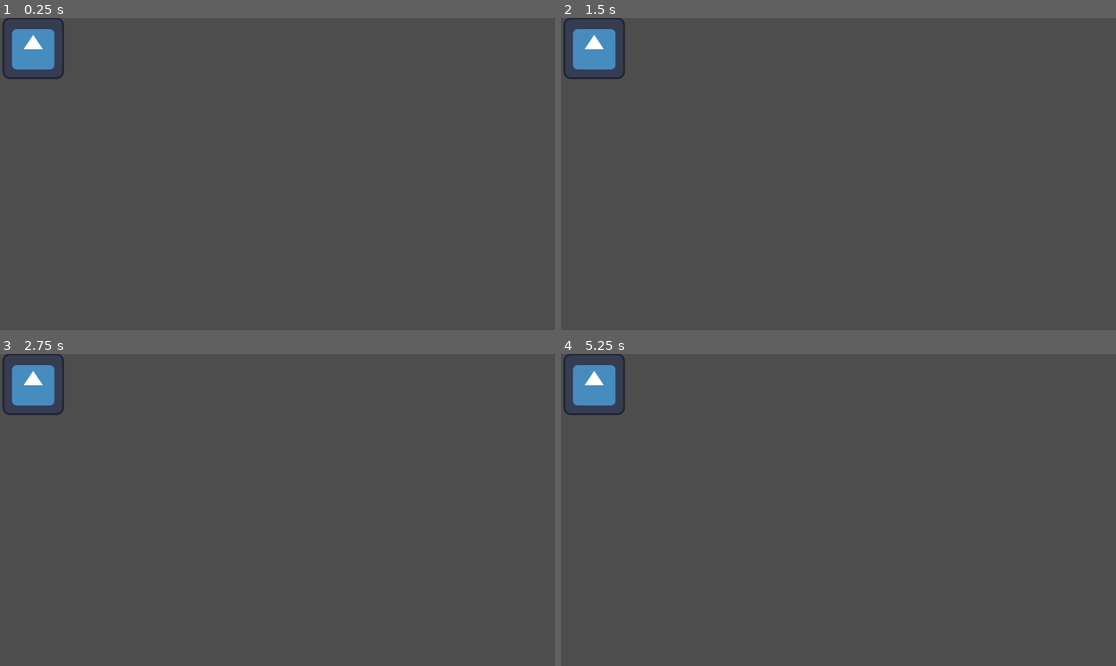
Above: before the commit, frames 1-4 (two rows, left to right).
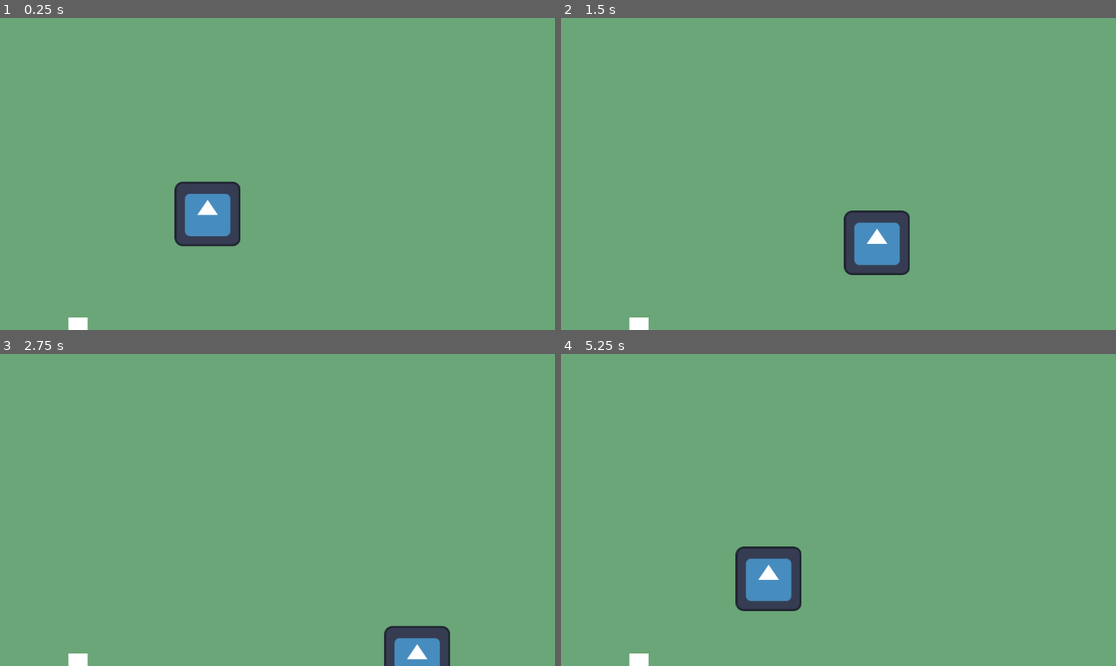
Above: after the commit, the same moments.

Repository: JuliaMoonCrystal/Santander-2024---Criando-Jogos-com-Godot
Game: Godot game, scene res://node_2d.tscn
The game is run twice, just before and just after one commit, with the same random seed, the same clock (stepped at 60 frames per second) and the same inputs. Before the commit the project starts from res://hello_word.tscn. The engine's default icon, where the game draws it, is replaced by a stand-in: a white triangle on a blue panel in a dark square.
Inputs:
- Up to frame 1 (0.25 s): no input
- Up to frame 2 (1.5 s): tap Enter at 0.5 s; hold Right (ui_right) 0.53-1.28 s; hold Down (ui_down) from 1.28 s (still down)
- Up to frame 3 (2.75 s): release Down (ui_down) at 2.03 s; hold Right (ui_right) from 2.03 s (still down)
- Up to frame 4 (5.25 s): release Right (ui_right) at 2.78 s; hold Up (ui_up) 2.78-3.53 s; hold Left (ui_left) 3.53-5.03 s; hold Down (ui_down) from 5.03 s (still down)

The runs differ from the first frame. In frame 1, 99% of the frame differs, in the area x 0-100%, y 0-100%; in frame 2, 99%; in frame 3, 99%; in frame 4, 99%.

Commit message:
testing the godot tool

Diff:
--- a/Godot/Godot_Projects/hello_word.tscn
+++ /dev/null
@@ -1,11 +0,0 @@
-[gd_scene load_steps=3 format=3 uid="uid://ea7ghk4iraul"]
-
-[ext_resource type="Texture2D" uid="uid://dpxmch6t3o275" path="res://icon.svg" id="1_ah2us"]
-[ext_resource type="Script" path="res://player.gd" id="2_mewcw"]
-
-[node name="World" type="Node2D"]
-
-[node name="Player" type="Sprite2D" parent="."]
-position = Vector2(69, 63)
-texture = ExtResource("1_ah2us")
-script = ExtResource("2_mewcw")
--- a/Godot/Godot_Projects/node_2d.tscn
+++ b/Godot/Godot_Projects/node_2d.tscn
@@ -1,10 +1,48 @@
-[gd_scene load_steps=2 format=3 uid="uid://ckbmgep1no6i4"]
+[gd_scene load_steps=3 format=3 uid="uid://ckbmgep1no6i4"]
 
 [ext_resource type="Texture2D" uid="uid://dpxmch6t3o275" path="res://icon.svg" id="1_tgby7"]
+[ext_resource type="Script" path="res://player.gd" id="2_rra1s"]
 
 [node name="Node2D" type="Node2D"]
 
-[node name="Icon" type="Sprite2D" parent="."]
-position = Vector2(410.5, 147)
+[node name="Ground" type="ColorRect" parent="."]
+offset_right = 1906.0
+offset_bottom = 1050.0
+color = Color(0.416, 0.65, 0.4706, 1)
+
+[node name="Player" type="Sprite2D" parent="."]
+position = Vector2(431, 407)
 scale = Vector2(1.07031, 1.04688)
 texture = ExtResource("1_tgby7")
+script = ExtResource("2_rra1s")
+
+[node name="Tree" type="ColorRect" parent="."]
+offset_left = 993.0
+offset_top = 695.0
+offset_right = 1033.0
+offset_bottom = 907.0
+
+[node name="Tree2" type="ColorRect" parent="."]
+offset_left = 1424.0
+offset_top = 776.0
+offset_right = 1464.0
+offset_bottom = 907.0
+
+[node name="Tree3" type="ColorRect" parent="."]
+offset_left = 142.0
+offset_top = 622.0
+offset_right = 182.0
+offset_bottom = 905.0
+
+[node name="Tree4" type="ColorRect" parent="."]
+offset_left = 673.0
+offset_top = 798.0
+offset_right = 713.0
+offset_bottom = 900.0
+
+[node name="River" type="ColorRect" parent="."]
+offset_top = 1049.0
+offset_right = 147.0
+offset_bottom = 2957.0
+rotation = -1.56731
+color = Color(0.1364, 0.52328, 0.62, 1)
--- a/Godot/Godot_Projects/player.gd
+++ b/Godot/Godot_Projects/player.gd
@@ -1,5 +1,6 @@
 extends Sprite2D
 
+@export var speed =100.0
 
 # Called when the node enters the scene tree for the first time.
 func _ready():
@@ -8,5 +9,10 @@
 
 
 # Called every frame. 'delta' is the elapsed time since the previous frame.
-func _process(delta):
+func _process(delta : float):
+	var input = Input.get_vector("ui_left","ui_right","ui_up","ui_down") # trocar a ordem do up e down também resolve o problema de movimentação
+	position.x =position.x+input.x * 5.0 # no Godot o espacamento tem que ser igual para todas as variaveis por padrão
+	position.y =position.y+input.y * 5.0
+
+	#position += input * speed * delta# versão simplificada para fazer a movimentação
 	pass
--- a/Godot/Godot_Projects/project.godot
+++ b/Godot/Godot_Projects/project.godot
@@ -11,6 +11,6 @@
 [application]
 
 config/name="Godot Examples"
-run/main_scene="res://hello_word.tscn"
+run/main_scene="res://node_2d.tscn"
 config/features=PackedStringArray("4.2", "Forward Plus")
 config/icon="res://icon.svg"
